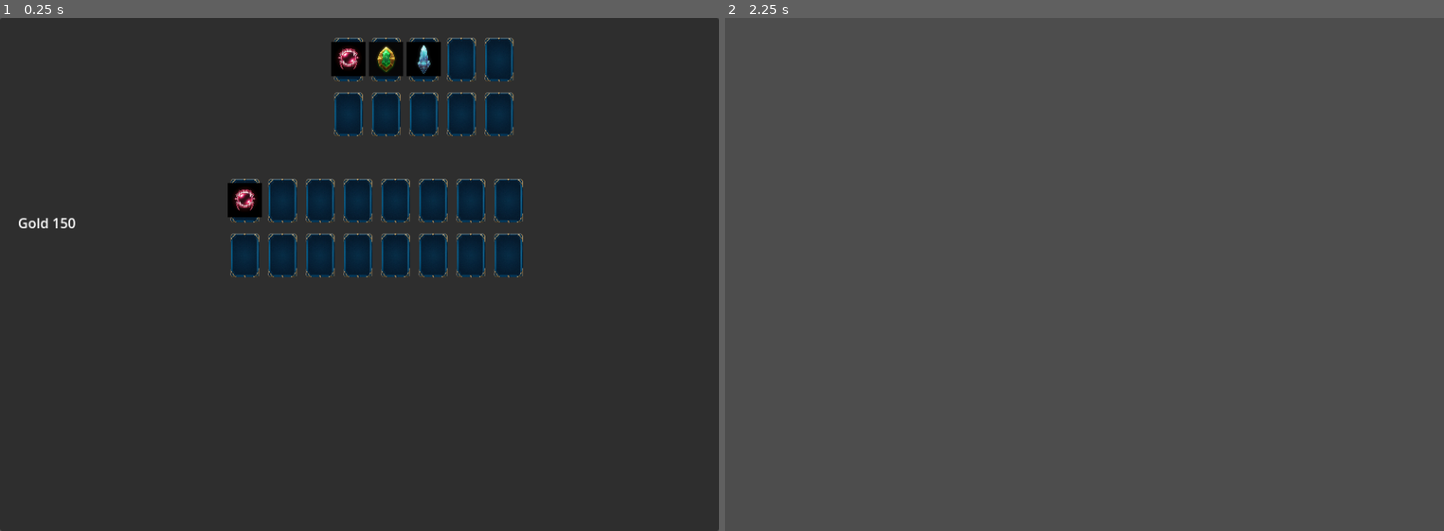
Above: before the commit, frames 1-2 (left to right).
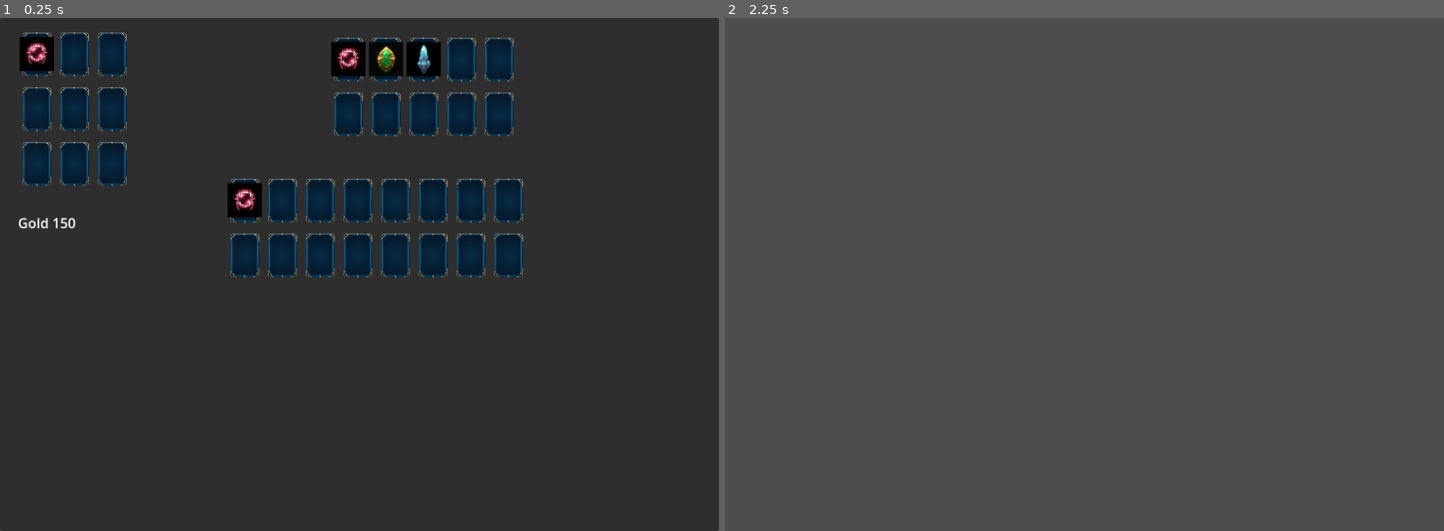
Above: after the commit, the same moments.

Repository: C-junior/queensbattleground
Game: Godot game, scene res://scenes/main.tscn
Two runs of this game, one before a commit and one after it. Both use one fixed random seed, a clock stepped at 60 frames per second and the inputs below.
Inputs:
- Up to frame 1 (0.25 s): no input
- Up to frame 2 (2.25 s): tap Enter at 0.5, 2 s; hold E (interact) 0.53-1.28 s; tap Space at 1.25 s; tap E (interact) at 1.35 s; hold E (interact) from 2.03 s (still down)

The runs differ from the first frame. In frame 1, 3.0% of the frame differs, in the area x 2-18%, y 2-33%; in frame 2, nothing differs.

Commit message:
Add Arsenal section with slots to the inventory UI

Diff:
--- a/scenes/ui.tscn
+++ b/scenes/ui.tscn
@@ -79,6 +79,43 @@
 [node name="slot16" parent="Manager/Inventory" instance=ExtResource("4_ktti3")]
 layout_mode = 2
 
+[node name="Arsenal" type="GridContainer" parent="Manager"]
+unique_name_in_owner = true
+layout_mode = 0
+offset_left = 23.0
+offset_top = 12.0
+offset_right = 371.0
+offset_bottom = 392.0
+columns = 3
+script = ExtResource("3_p7vwb")
+
+[node name="slot" parent="Manager/Arsenal" instance=ExtResource("4_ktti3")]
+layout_mode = 2
+
+[node name="slot2" parent="Manager/Arsenal" instance=ExtResource("4_ktti3")]
+layout_mode = 2
+
+[node name="slot3" parent="Manager/Arsenal" instance=ExtResource("4_ktti3")]
+layout_mode = 2
+
+[node name="slot4" parent="Manager/Arsenal" instance=ExtResource("4_ktti3")]
+layout_mode = 2
+
+[node name="slot5" parent="Manager/Arsenal" instance=ExtResource("4_ktti3")]
+layout_mode = 2
+
+[node name="slot6" parent="Manager/Arsenal" instance=ExtResource("4_ktti3")]
+layout_mode = 2
+
+[node name="slot7" parent="Manager/Arsenal" instance=ExtResource("4_ktti3")]
+layout_mode = 2
+
+[node name="slot8" parent="Manager/Arsenal" instance=ExtResource("4_ktti3")]
+layout_mode = 2
+
+[node name="slot9" parent="Manager/Arsenal" instance=ExtResource("4_ktti3")]
+layout_mode = 2
+
 [node name="Shop" type="GridContainer" parent="Manager"]
 unique_name_in_owner = true
 layout_mode = 0
